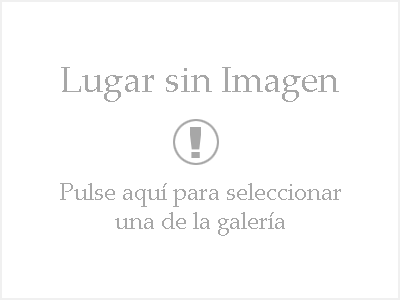
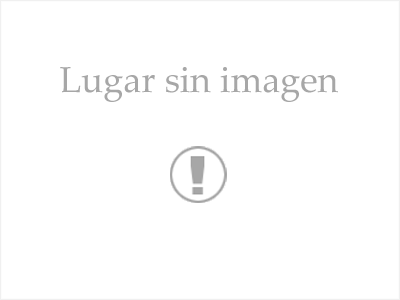
Layered file, before and after one edit (400 x 300). Changes by layer:
hid "Pulse aquí para seleccionar una de la galería", painted on it over [60, 182, 341, 236]
renamed "Lugar sin Imagen" to "Lugar sin imagen", painted on it over [60, 67, 339, 102]
painted on "Capa 1" over [1, 1, 399, 299]
